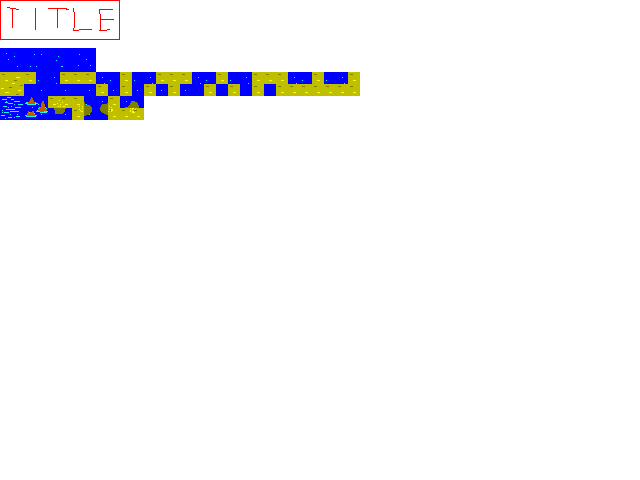
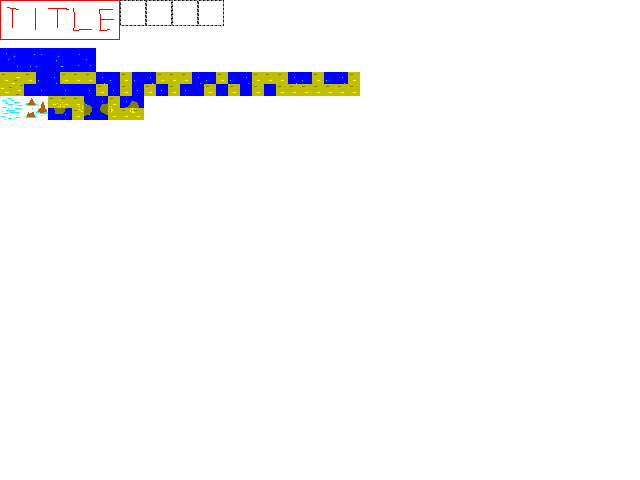
Comparing the layer stacks of the two (640, 480) images. Changes:
painted on "content" over <box>0,0,224,120</box>
